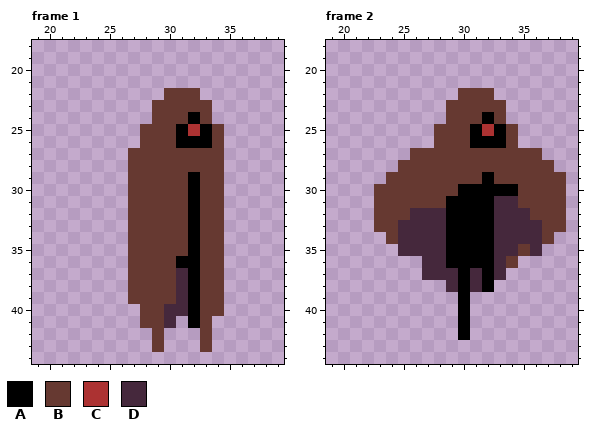
Pixel-art file -- ZEROSECTOR/Assets/LSW/99. Assets/vagabond/assets/aseprite-files/vagabond-jump.aseprite. This is how it looked before the edit.
64x64 pixels, 3 frames. Shown: frame 1: x 19..39, y 18..44; frame 2: x 19..39, y 18..44. The commit also changed other frames, which this record leaves out.
Palette (. is transparent): A #000000  B #663931  C #ac3232  D #45283c
Pixels before, frame 1, first column x 27:
22 ...BBB..
23 ..BBBBB.
24 ..BBBAB.
25 .BBBACAB
26 .BBBAAAB
27 BBBBBBBB
28 BBBBBBBB
29 BBBBBABB
30 BBBBBABB
31 BBBBBABB
32 BBBBBABB
33 BBBBBABB
34 BBBBBABB
35 BBBBBABB
36 BBBBAABB
37 BBBBDABB
38 BBBBDABB
39 BBBBDABB
40 .BBDDABB
41 .BBD.AB.
42 ..B...B.
43 ..B...B.
Pixels before, frame 2, first column x 23:
22 .......BBB......
23 ......BBBBB.....
24 ......BBBAB.....
25 .....BBBACAB....
26 .....BBBAAAB....
27 ...BBBBBBBBBBB..
28 ..BBBBBBBBBBBBB.
29 .BBBBBBBBABBBBBB
30 BBBBBBBAAAAABBBB
31 BBBBBBAAAADDBBBB
32 BBBDDDAAAADDDBBB
33 BBDDDDAAAADDDDBB
34 .BDDDDAAAADDDDB.
35 ..DDDDAAAADDBD..
36 ....DDAAAADB....
37 ....DDDADAD.....
38 ......DADA......
39 .......A........
40 .......A........
41 .......A........
42 .......A........
The same view after the edit:
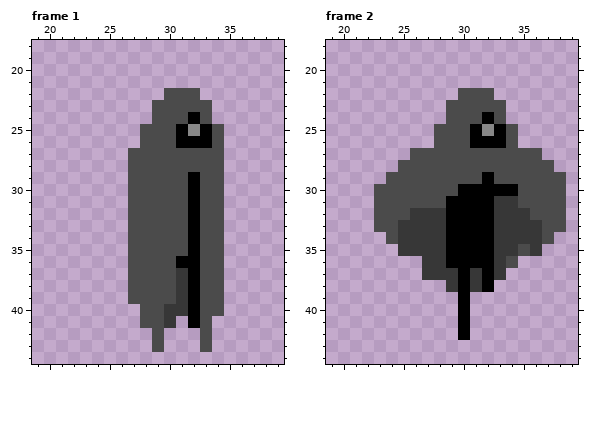
The edit:
colour B: #663931 -> #4b4b4b
colour C: #ac3232 -> #878787
colour D: #45283c -> #373737
Changed places in both pictures, as pixel boxes (x1, y1, x2, y2):
changed: (128, 88, 224, 352)
changed: (374, 88, 566, 292)
